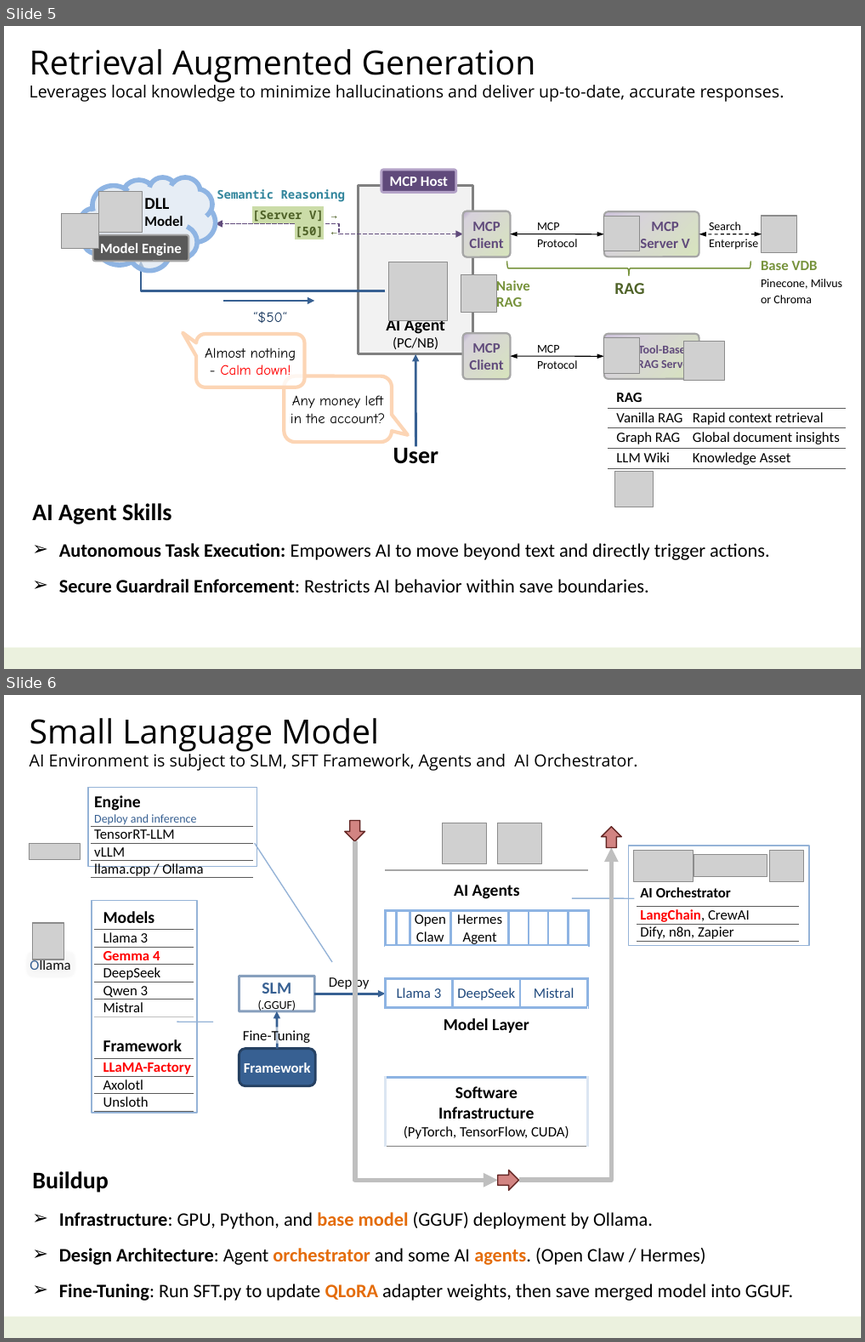
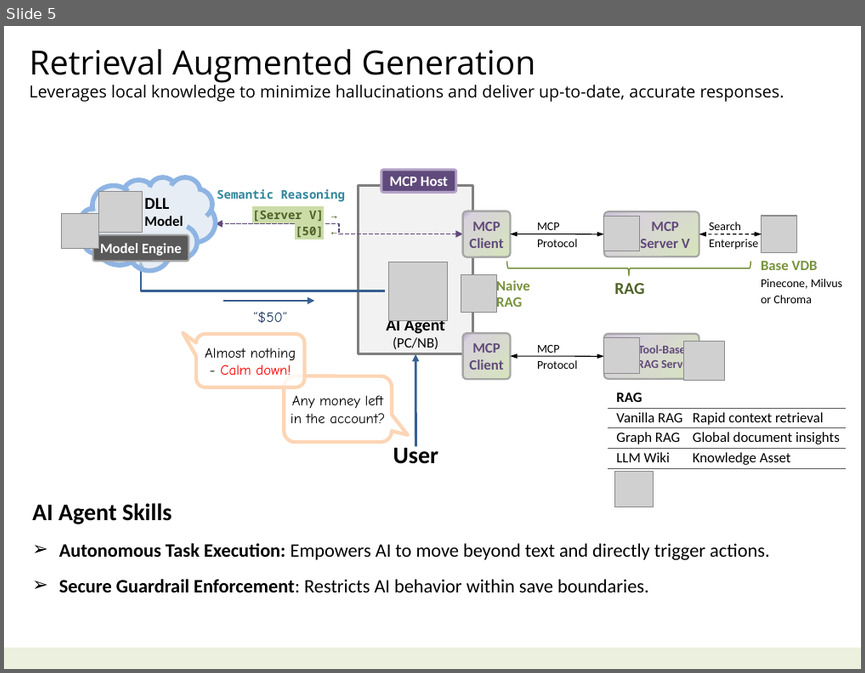
Before and after one commit to navibator/crazy-ai, a slide deck: ai-gemma.pptx. Shown one above the other, each under a label of ours: slides 5 and 6 before the commit, slide 5 after it. The pictures are 865x1342 and 865x673 pixels, drawn with LibreOffice and Linux fonts; fonts in the diff are those of the drawing; grey boxes stand for pictures. Boxes give left, top, right and bottom in pixels: in the first picture for what was removed or moved away, otherwise in the second. Text is boxed around its words. In the diff, an @@ line names an element or a change of style, - is before the commit and + after.

```diff
--- a/ai-gemma.pptx
+++ b/ai-gemma.pptx
@@ slide 6 removed at [4, 695, 861, 1338], background #FFFFFF; not listed: 1 template element that a slide beside it also shows @@
@@ text removed at [30, 718, 637, 771] @@
-Small Language Model
-AI Environment is subject to SLM, SFT Framework, Agents and AI Orchestrator.
@@ border callout removed at [88, 788, 256, 867] @@
@@ table removed at [91, 792, 252, 879], 4 rows, 1 columns @@
-Engine / Deploy and inference
-TensorRT-LLM
-vLLM
-llama.cpp / Ollama
@@ down arrow removed at [345, 820, 365, 841] @@
@@ picture removed at [29, 843, 80, 860] @@
@@ elbow arrow removed from (354, 841) to (498, 1180) @@
@@ picture removed at [442, 823, 485, 864] @@
@@ picture removed at [498, 823, 541, 864] @@
@@ elbow arrow removed from (519, 1180) to (612, 847) @@
@@ down arrow removed at [602, 826, 622, 847] @@
@@ border callout removed at [629, 845, 810, 946] @@
@@ table removed at [386, 870, 588, 948], 2 rows, 8 columns @@
-AI Agents |  |  |  |  |  |  | 
- |  | Open / Claw | Hermes / Agent |  |  |  | 
@@ picture removed at [634, 850, 692, 882] @@
@@ picture removed at [693, 854, 766, 877] @@
@@ picture removed at [770, 850, 803, 882] @@
@@ table removed at [636, 879, 799, 942], 3 rows, 1 columns @@
-AI Orchestrator
-LangChain, CrewAI
-Dify, n8n, Zapier
@@ picture removed at [32, 923, 64, 959] @@
@@ border callout removed at [92, 900, 197, 1112] @@
@@ table removed at [95, 906, 194, 1110], 11 rows, 1 columns @@
-Models
-Llama 3
-Gemma 4
-DeepSeek
-Qwen 3
-Mistral
-
-Framework
-LLaMA-Factory
-Axolotl
-Unsloth
@@ table removed at [386, 946, 588, 1145], 4 rows, 3 columns @@
- |  | 
-Llama 3 | DeepSeek | Mistral
-Model Layer |  | 
-Software / Infrastructure / (PyTorch, TensorFlow, CUDA) |  | 
@@ rectangle removed at [28, 953, 74, 976] @@
-Ollama
@@ rectangle removed at [239, 976, 314, 1011] @@
-SLM
-(.GGUF)
@@ arrow removed from (314, 993) to (386, 993) @@
@@ text removed at [329, 975, 370, 991] @@
-Deploy
@@ arrow removed from (278, 1048) to (277, 1011) @@
@@ rounded rectangle removed at [239, 1048, 315, 1086] @@
-Framework
@@ text removed at [243, 1029, 310, 1044] @@
-Fine-Tuning
@@ text removed at [32, 1171, 793, 1300] @@
-Buildup
-➢ Infrastructure: GPU, Python, and base model (GGUF) deployment by Ollama.
-➢ Design Architecture: Agent orchestrator and some AI agents. (Open Claw / Hermes)
-➢ Fine-Tuning: Run SFT.py to update QLoRA adapter weights, then save merged model into GGUF.
@@ down arrow removed at [498, 1170, 519, 1191] @@
```
Also in this commit, not shown: 2 slides changed, 2 slides added, 2 other slides removed, 1 other file.
